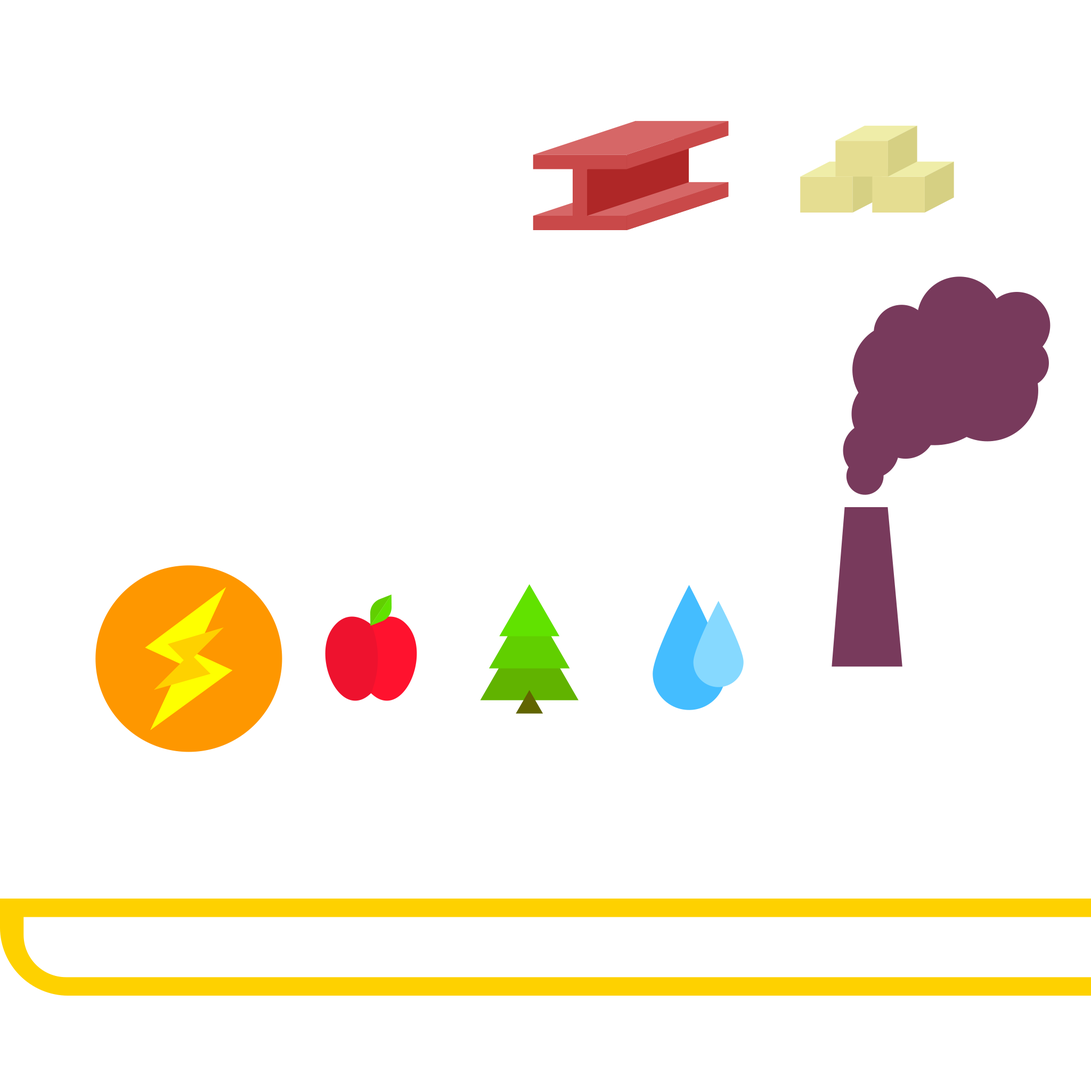
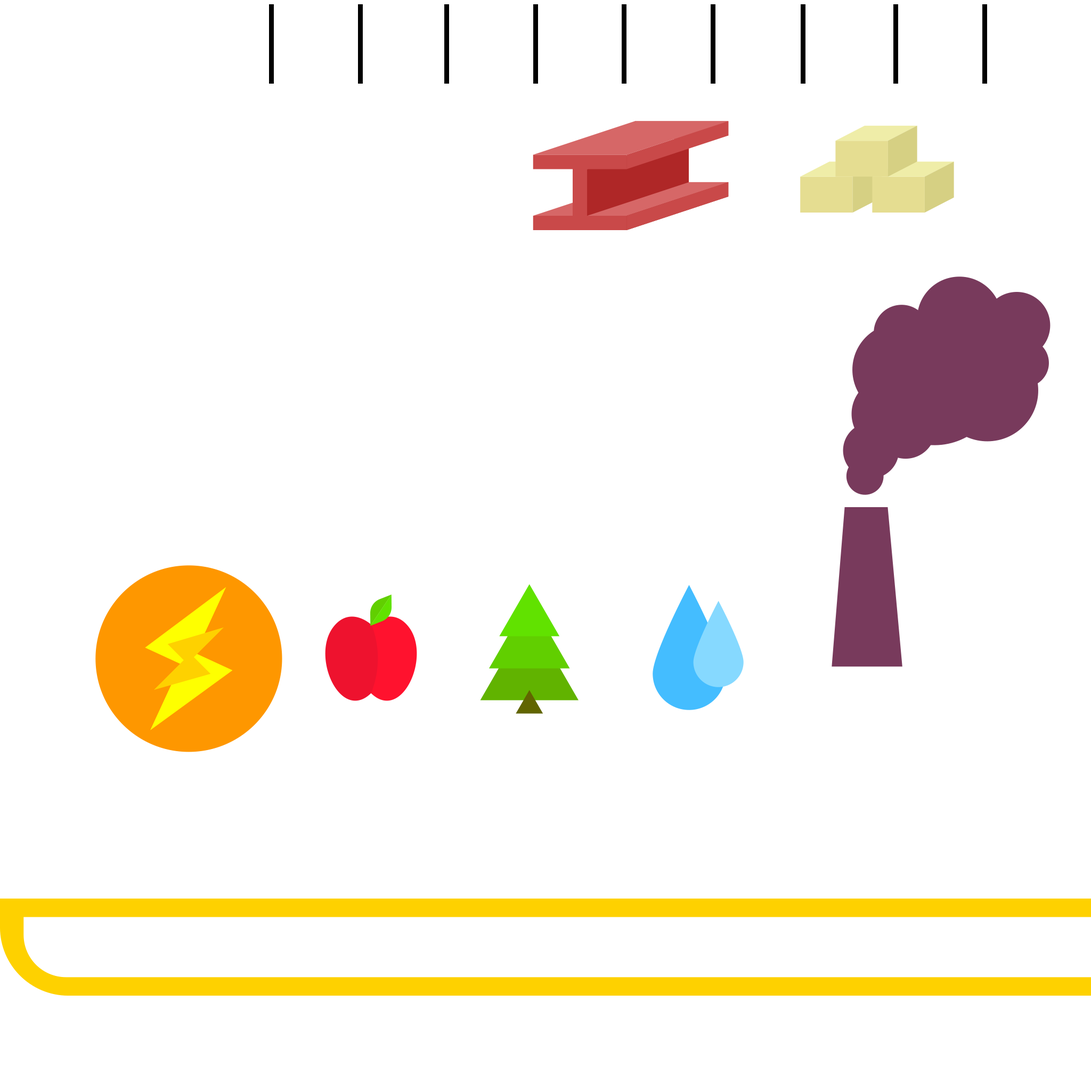
Layered file, before and after one edit (1091×1091). Changes by layer:
added group "Groupe 1" with 9 layers above "Base icon" over [269, 4, 988, 84]
added layer "9" in group "Groupe 1" over [982, 4, 988, 84]
added layer "8" in group "Groupe 1" over [893, 4, 899, 84]
added layer "1" in group "Groupe 1" over [269, 4, 274, 84]
added layer "2" in group "Groupe 1" over [358, 4, 363, 84]
added layer "3" in group "Groupe 1" over [444, 4, 450, 84]
added layer "4" in group "Groupe 1" over [533, 4, 539, 84]
added layer "5" in group "Groupe 1" over [621, 4, 627, 84]
added layer "6" in group "Groupe 1" over [710, 4, 716, 84]
added layer "7" in group "Groupe 1" over [801, 4, 806, 84]
